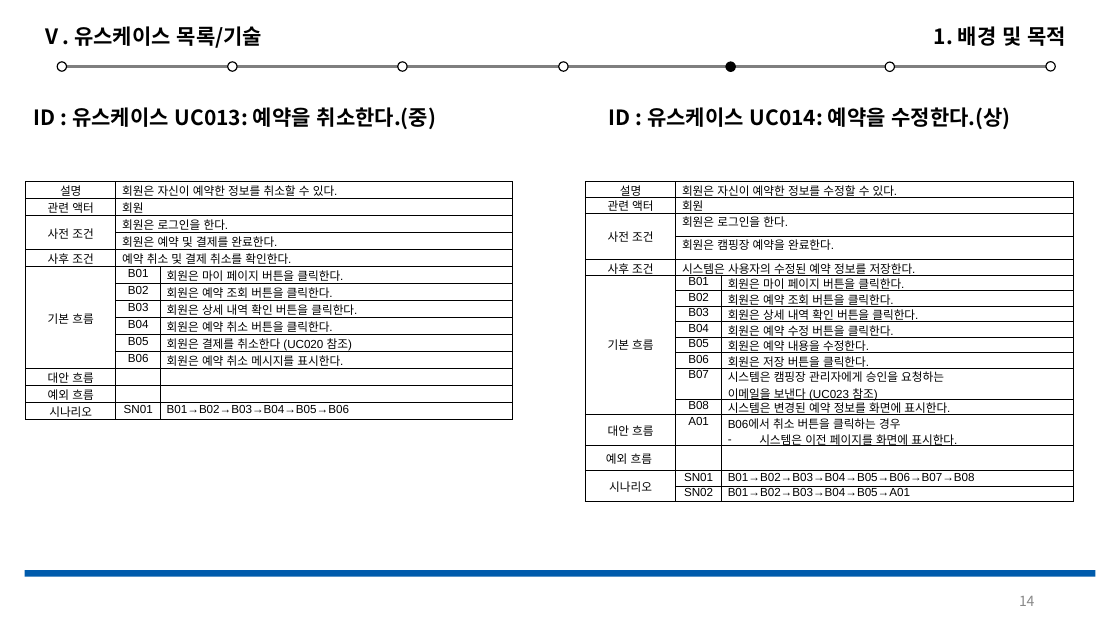
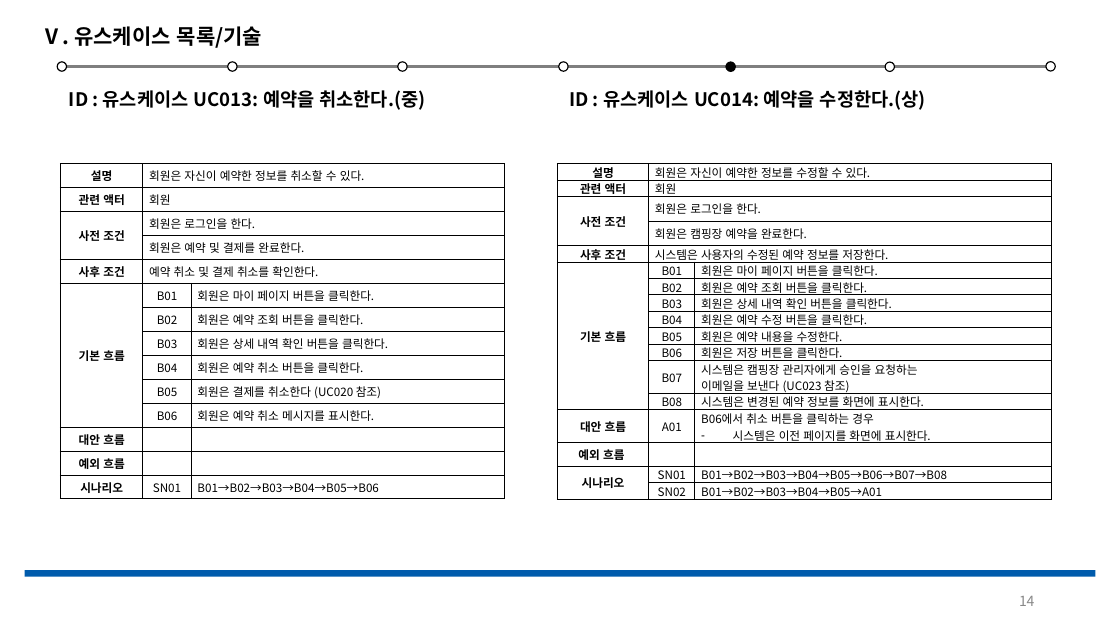
Before and after one commit to Jeeseob/SoftwareEngineering, a slide deck: slide 14 of 소공.pptx. Drawn at 1120x630 pixels with LibreOffice and Linux fonts; fonts in the diff are those of the drawing. Boxes give left, top, right and bottom in pixels: in the first picture for what was removed or moved away, otherwise in the second. Text is boxed around its words. In the diff, an @@ line names an element or a change of style, - is before the commit and + after.

```diff
--- a/소공.pptx
+++ b/소공.pptx
@@ text removed at [934,26,1067,46] @@
-1. 배경 및 목적
@@ text "ID : 유스케이스 UC013: 예약을 ...": place and size @@
-text "ID : 유스케이스 UC013: 예약을 ..." at [34,107,436,129]
+text "ID : 유스케이스 UC013: 예약을 ..." at [69,90,426,110]
@@ text "ID : 유스케이스 UC013: 예약을 ..." at [69,90,426,110]: size 18 to 16 pt @@
@@ text "ID : 유스케이스 UC014: 예약을 ..." at [569,90,926,110]: size 18 to 16 pt @@
@@ text "ID : 유스케이스 UC014: 예약을 ...": place and size @@
-text "ID : 유스케이스 UC014: 예약을 ..." at [609,107,1011,129]
+text "ID : 유스케이스 UC014: 예약을 ..." at [569,90,926,110]
@@ table at [60,164,505,499] @@
@@ font Arial to Noto Sans CJK KR @@
@@ bold on in "설명", "관련 액터", "사전 조건", "사후 조건" and 4 more places @@
@@ table: place and size @@
-table at [25,182,513,458]
+table at [60,164,505,499]
@@ table at [558,164,1052,500] @@
@@ font Arial to Noto Sans CJK KR @@
@@ bold on in "설명", "관련 액터", "사전 조건", "사후 조건" and 4 more places @@
@@ table: place and size @@
-table at [586,182,1075,500]
+table at [558,164,1052,500]
```
Also in this commit, not shown: 19 other slides changed, 1 slide added, 2 slides removed.
